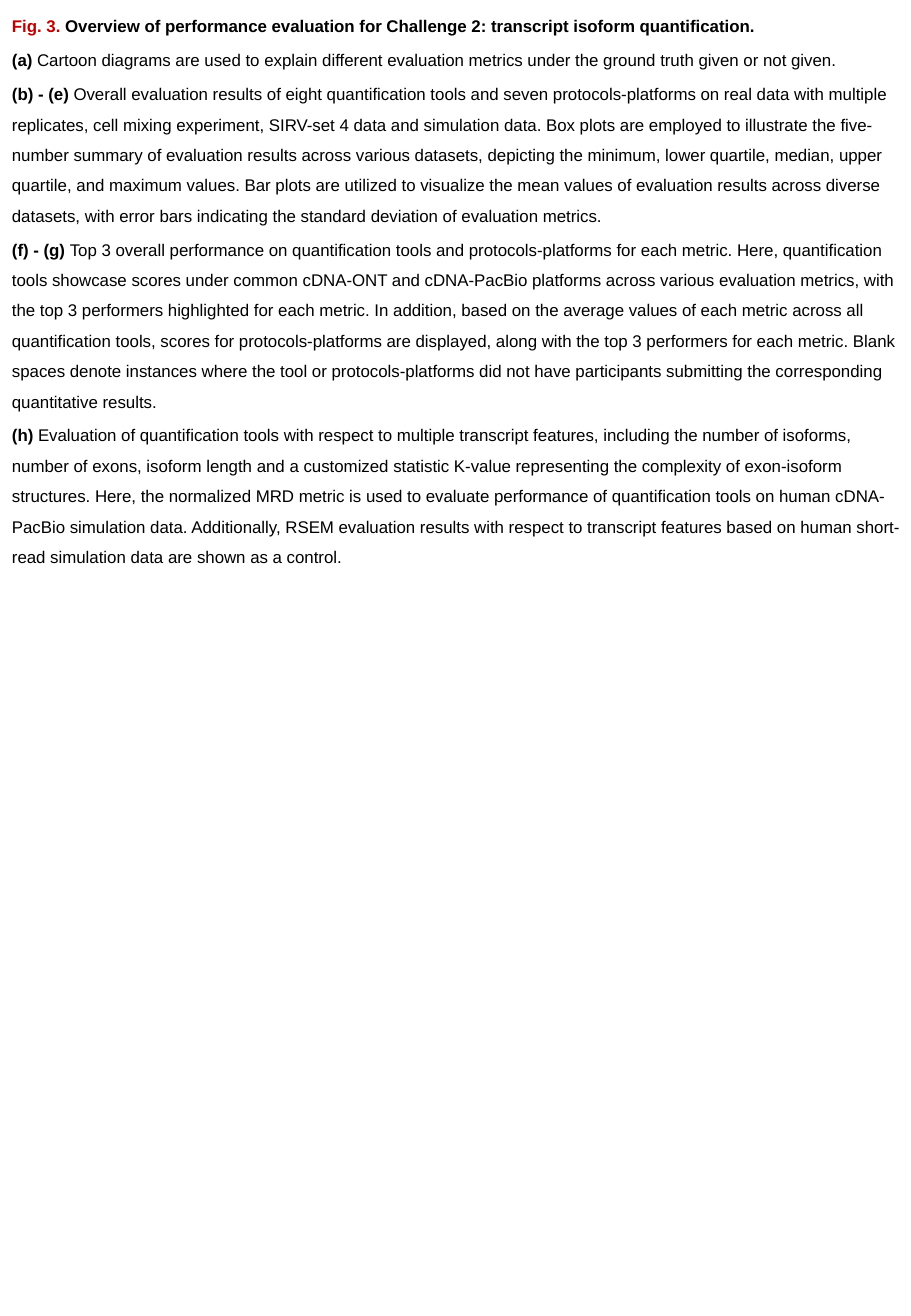
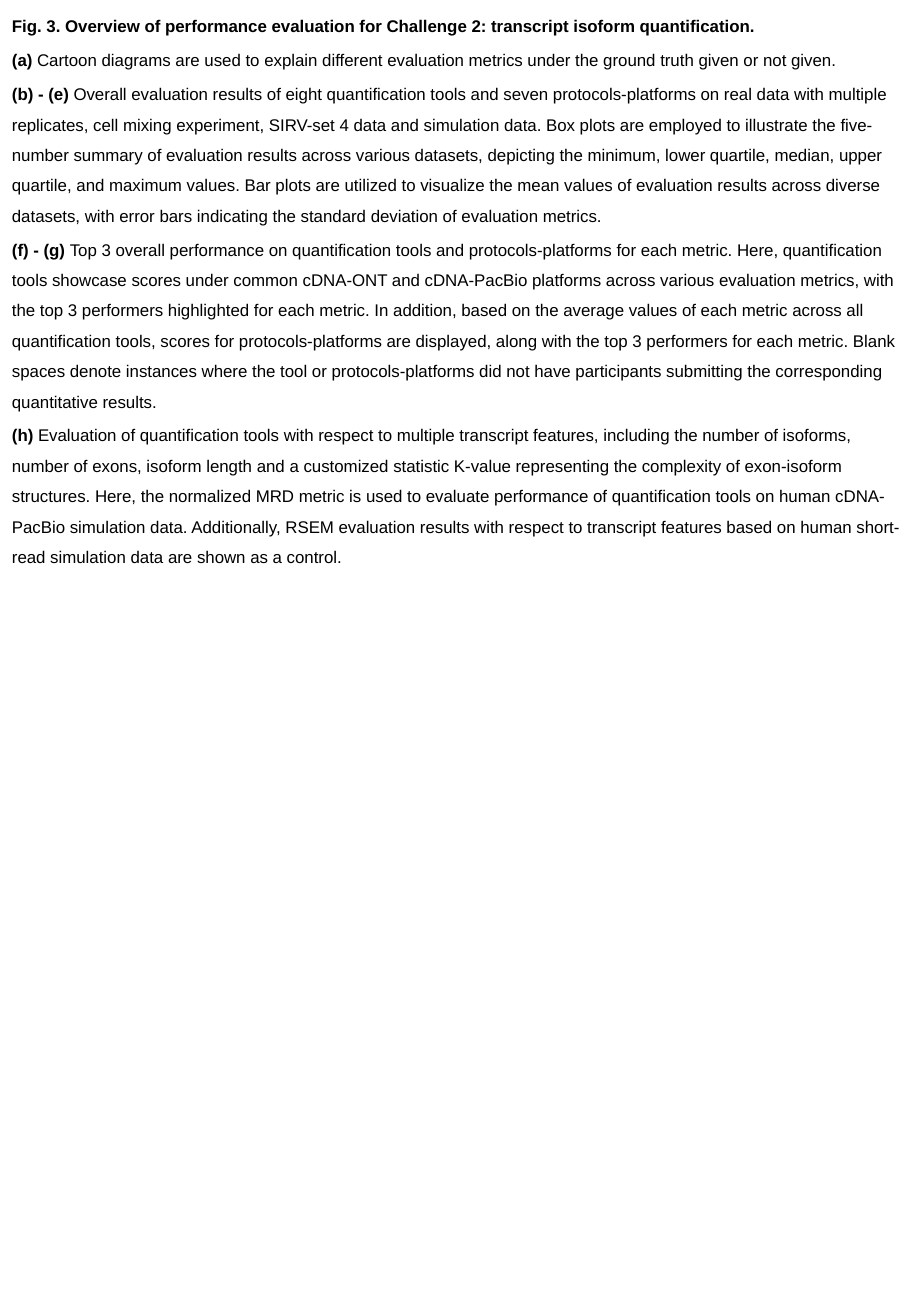
Before and after one commit to LRGASP/paper-figures, a slide deck: slide 2 of main_figures/Figures_Challenge2.pptx. Drawn at 911x1316 pixels with LibreOffice and Linux fonts; fonts in the diff are those of the drawing. Boxes give left, top, right and bottom in pixels: in the first picture for what was removed or moved away, otherwise in the second. Text is boxed around its words. In the diff, an @@ line names an element or a change of style, - is before the commit and + after.

```diff
--- a/main_figures/Figures_Challenge2.pptx
+++ b/main_figures/Figures_Challenge2.pptx
@@ text at bbox=[12, 19, 755, 36]: text colour #C00000 to #000000 in "Fig. 3." @@
```
Also in this commit, not shown: 10 other files.
